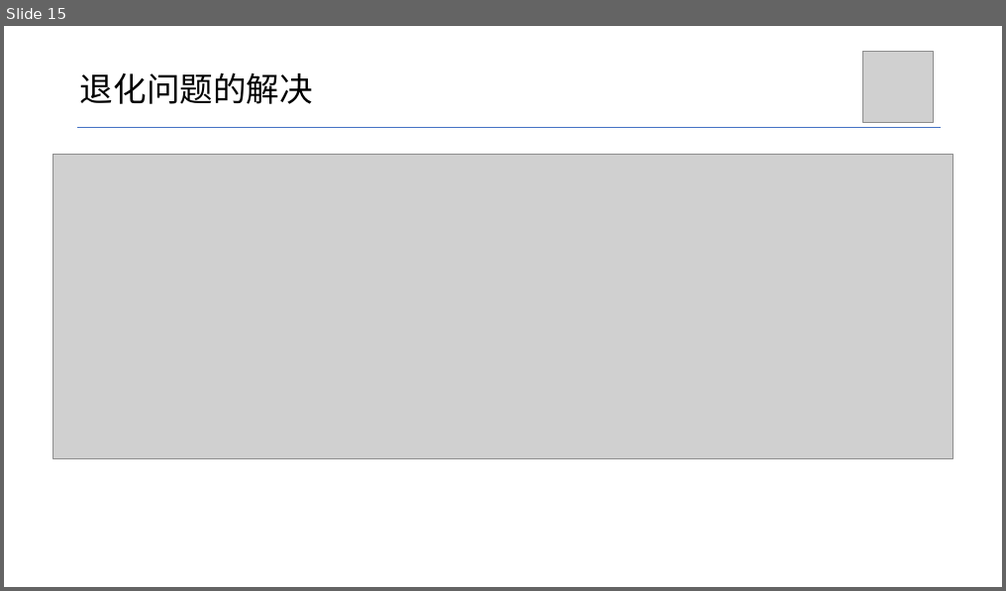
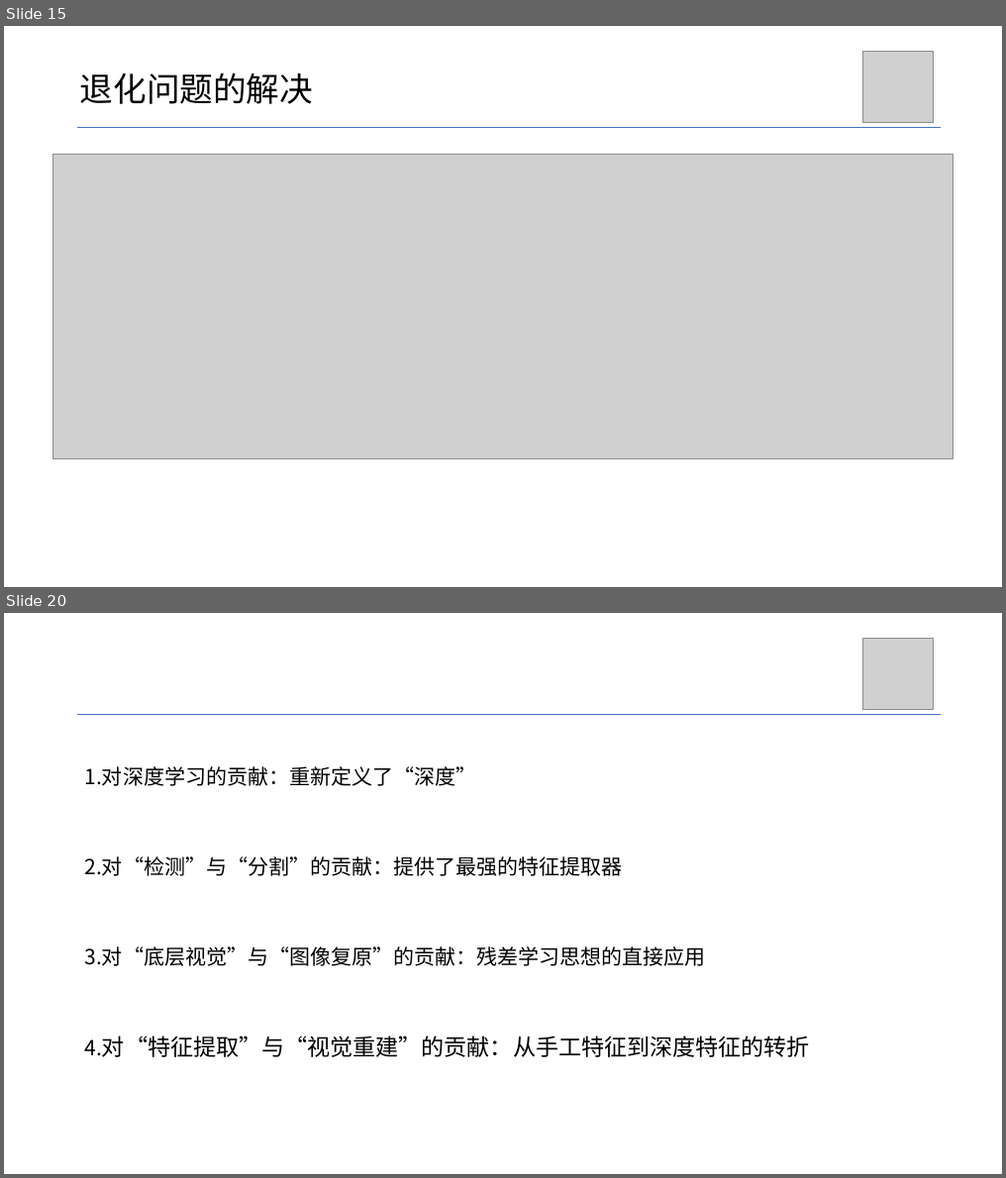
Before and after one commit to Grimm114514/cv-homework, a slide deck: 文献阅读/张宗桪-.pptx. Shown one above the other, each under a label of ours: slide 15 before the commit, slides 15 and 20 after it; the slides between them are not shown. The pictures are 1006x591 and 1006x1178 pixels, drawn with LibreOffice and Linux fonts; fonts in the diff are those of the drawing; grey boxes stand for pictures. Boxes give left, top, right and bottom in pixels: in the first picture for what was removed or moved away, otherwise in the second. Text is boxed around its words. In the diff, an @@ line names an element or a change of style, - is before the commit and + after.

```diff
--- a/文献阅读/张宗桪-.pptx
+++ b/文献阅读/张宗桪-.pptx
@@ slide 20 added at (x1=4, y1=613, x2=1002, y2=1174), background #FFFFFF @@
@@ picture added at (x1=862, y1=639, x2=934, y2=710) @@
@@ line added from (77, 714) to (941, 714), #4472C4 0.5 pt @@
@@ title added at (x1=84, y1=766, x2=810, y2=1058), 20 pt, text #000000 @@
+1.对深度学习的贡献：重新定义了“深度”
+2.对“检测”与“分割”的贡献：提供了最强的特征提取器
+3.对“底层视觉”与“图像复原”的贡献：残差学习思想的直接应用
+4.对“特征提取”与“视觉重建”的贡献：从手工特征到深度特征的转折
```
Also in this commit, not shown: 4 slides changed, 3 other slides added, 1 slide removed, 3 other files.
